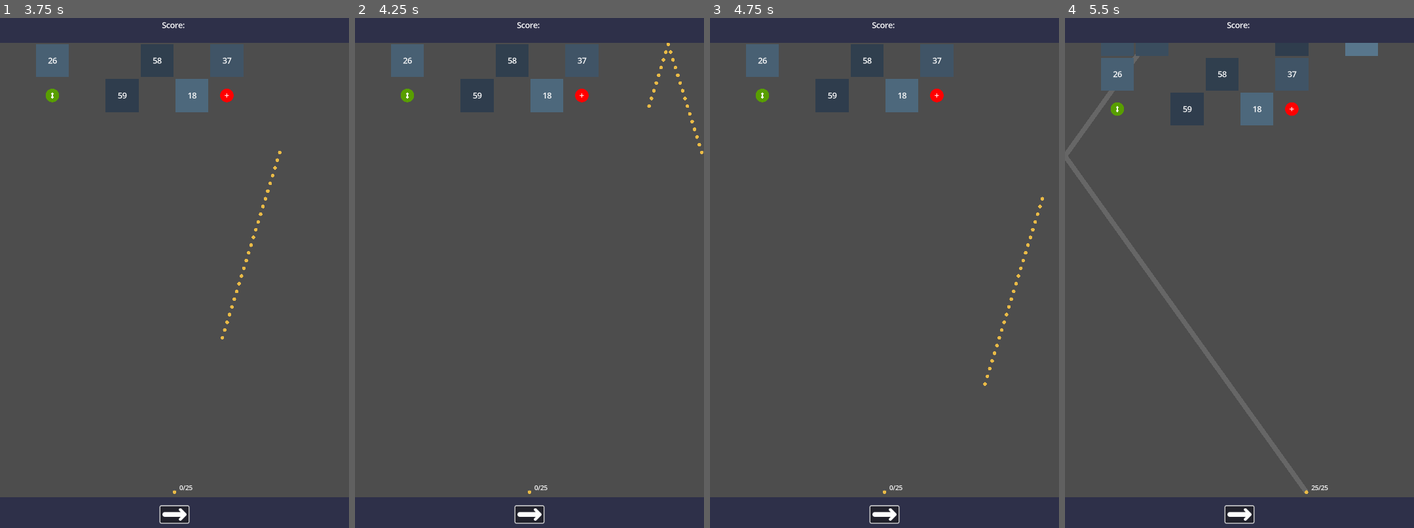
Above: before the commit, frames 1-4 (left to right).
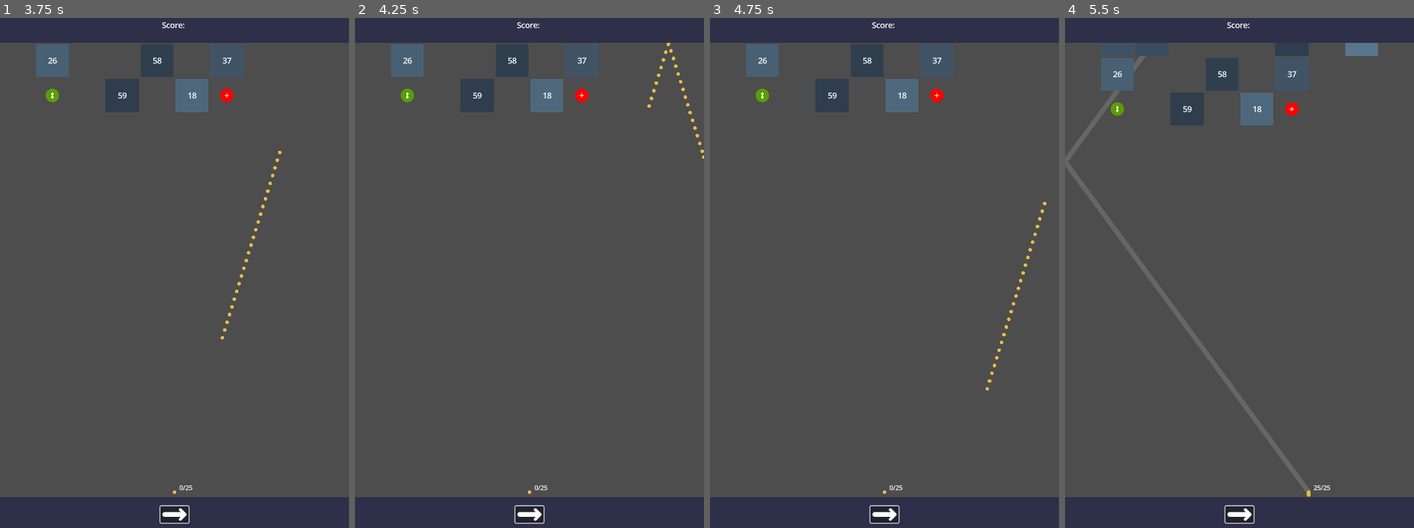
Above: after the commit, the same moments.

Repository: MichalHrbek/wallsnballs
Game: Godot game, scene res://scenes/main.tscn
Two runs of this game, one before a commit and one after it. Both use one fixed random seed, a clock stepped at 60 frames per second and the inputs below.
Inputs (mouse positions are in pixels of both pictures, inside the frame that each line leads up to):
- Up to frame 1 (3.75 s): click (174, 512) at 0.5 s; click (174, 512) at 1.25 s; click (174, 512) at 2 s; tap Enter at 2.75 s; move the mouse to (251, 242) at 2.77 s; click (251, 242) at 2.92 s; move the mouse to (104, 298) at 3.52 s; click (104, 298) at 3.67 s
- Up to frame 2 (4.25 s): no input
- Up to frame 3 (4.75 s): move the mouse to (919, 155) at 4.27 s; click (919, 155) at 4.42 s
- Up to frame 4 (5.5 s): move the mouse to (1222, 375) at 5.02 s; click (1222, 375) at 5.17 s

Frame 1 is identical in both runs. In frame 2, less than 0.1% of the frame differs, in the area x 89-100%, y 4-28%; in frame 3, 0.3%; in frame 4, 1.1%, in the area x 0-76%, y 7-94%.

Commit message:
Improved ball accuracy

Diff:
--- a/scripts/balls/ball.gd
+++ b/scripts/balls/ball.gd
@@ -15,15 +15,13 @@
 		var query = PhysicsRayQueryParameters2D.create(global_position, goal, mask)
 		var result = space_state.intersect_ray(query)
 		if result and result.collider is Wall and result.collider.hit(self):
+			global_position = lerp(global_position, result.position, 0.99) # :( Close enough
 			direction = direction.bounce(result.normal)
-			#print(result)
 		else:
 			global_position = goal
 
-var end_pos: Vector2
 func destroy():
 	if not _destroyed:
-		end_pos = position
 		_destroyed = true
 		var tween = get_tree().create_tween()
 		tween.tween_property(self, "position", sender.start_ball.position, return_duration)
